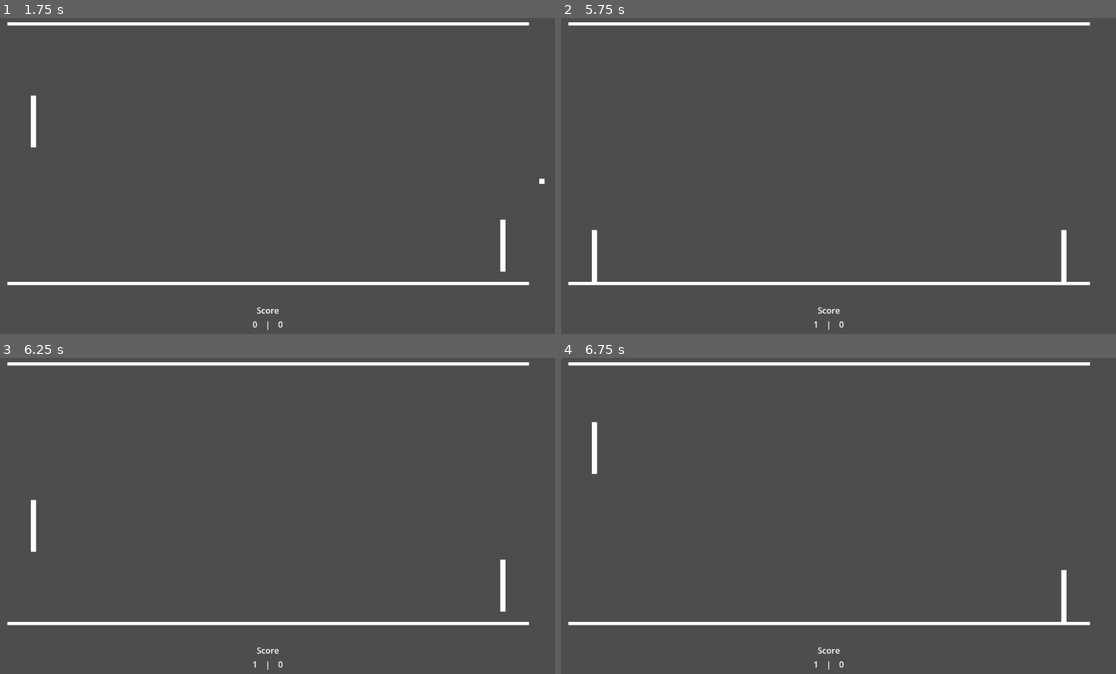
Above: before the commit, frames 1-4 (two rows, left to right).
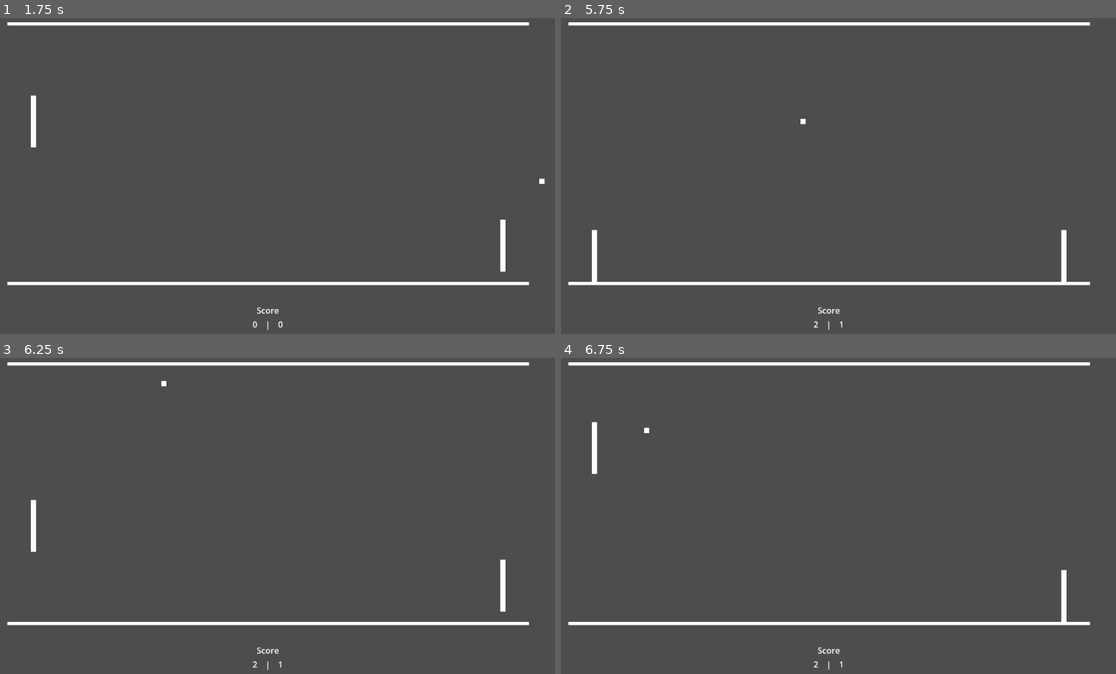
Above: after the commit, the same moments.

Repository: natanmoraes/godot-pong
Game: Godot game, scene res://game.tscn
Same seed, same stepped clock (60 frames per second), same inputs: the game is played once before the commit and once after it.
Inputs:
- Up to frame 1 (1.75 s): hold W (p1_up) 0.53-1.28 s; hold Down (p2_down) 0.53-1.28 s; hold S (p1_down) from 1.28 s (still down); tap Up (p2_up) at 1.35 s
- Up to frame 2 (5.75 s): release S (p1_down) at 2.03 s; hold Down (p2_down) 2.03-2.78 s; hold W (p1_up) 2.03-3.53 s; tap Up (p2_up) at 2.85, 4.35 s; hold Down (p2_down) 3.53-4.28 s; hold S (p1_down) from 3.53 s (still down); hold Down (p2_down) from 5.03 s (still down)
- Up to frame 3 (6.25 s): tap Enter at 5.75 s; release S (p1_down) at 5.78 s; release Down (p2_down) at 5.78 s; hold W (p1_up) from 5.78 s (still down); tap Up (p2_up) at 5.85 s
- Up to frame 4 (6.75 s): keep holding W (p1_up); hold Down (p2_down) from 6.53 s (still down)

Frame 1 is identical in both runs. In frame 2, less than 0.1% of the frame differs, in the area x 43-51%, y 31-98%; in frame 3, less than 0.1%; in frame 4, less than 0.1%.

Commit message:
Add respawn of ball and update scoring system

Diff:
--- /dev/null
+++ b/World.gd
@@ -0,0 +1,30 @@
+extends Node2D
+
+@export var ball_scene: PackedScene
+signal player_scored
+
+# Called when the node enters the scene tree for the first time.
+func _ready():
+	pass # Replace with function body.
+
+
+# Called every frame. 'delta' is the elapsed time since the previous frame.
+func _process(delta):
+	pass
+
+func _on_ball_left_field(ballPosition: Vector2):
+	var who_scored = calculate_who_scored(ballPosition)
+	emit_signal("player_scored", who_scored)
+	spawn_ball()
+
+func calculate_who_scored(ballPosition: Vector2):
+	if (ballPosition.x <= 0):
+		return "p2"
+	else:
+		return "p1"
+
+func spawn_ball():
+	print("Spawning new ball")
+	var ball = ball_scene.instantiate()
+	ball.connect("left_field", _on_ball_left_field)
+	add_child(ball)
--- a/game.gd
+++ b/game.gd
@@ -12,13 +12,11 @@
 func _process(delta):
 	pass
 
-func _on_ball_left_field(ballPosition: Vector2):
-	if (ballPosition.x <= 0):
+func _on_world_player_scored(who_scored):
+	if (who_scored == "p1"):
+		p1_score += 1
+	else:
 		p2_score += 1
-	else:
-		p1_score += 1
 
-	update_scores()
-
-func update_scores():
+	print("Updating scores " + str(p1_score) + "|" + str(p2_score))
 	ui.update_scores(p1_score, p2_score)
--- a/game.tscn
+++ b/game.tscn
@@ -1,8 +1,9 @@
-[gd_scene load_steps=7 format=3 uid="uid://cuvvuhkxjod33"]
+[gd_scene load_steps=8 format=3 uid="uid://cuvvuhkxjod33"]
 
 [ext_resource type="PackedScene" uid="uid://b6yb117f2b1hj" path="res://ui.tscn" id="1_e8r7e"]
 [ext_resource type="Script" path="res://game.gd" id="1_puomr"]
 [ext_resource type="PackedScene" uid="uid://c5mif5j466o7w" path="res://player.tscn" id="2_06kmj"]
+[ext_resource type="Script" path="res://World.gd" id="3_l12af"]
 [ext_resource type="PackedScene" uid="uid://3fnk0x02x3sv" path="res://wall.tscn" id="3_va4pa"]
 [ext_resource type="PackedScene" uid="uid://bbua6ndqi5jjo" path="res://player2.tscn" id="3_vta2k"]
 [ext_resource type="PackedScene" uid="uid://lvmg5o0xfx62" path="res://ball.tscn" id="4_0m7yw"]
@@ -13,6 +14,8 @@
 [node name="UI" parent="." instance=ExtResource("1_e8r7e")]
 
 [node name="World" type="Node2D" parent="."]
+script = ExtResource("3_l12af")
+ball_scene = ExtResource("4_0m7yw")
 
 [node name="Player1" parent="World" instance=ExtResource("2_06kmj")]
 position = Vector2(100, 288)
@@ -28,4 +31,6 @@
 [node name="WallBottom" parent="World" instance=ExtResource("3_va4pa")]
 position = Vector2(550, 550)
 
+[connection signal="player_scored" from="World" to="." method="_on_world_player_scored"]
 [connection signal="left_field" from="World/Ball" to="." method="_on_ball_left_field"]
+[connection signal="left_field" from="World/Ball" to="World" method="_on_ball_left_field"]
